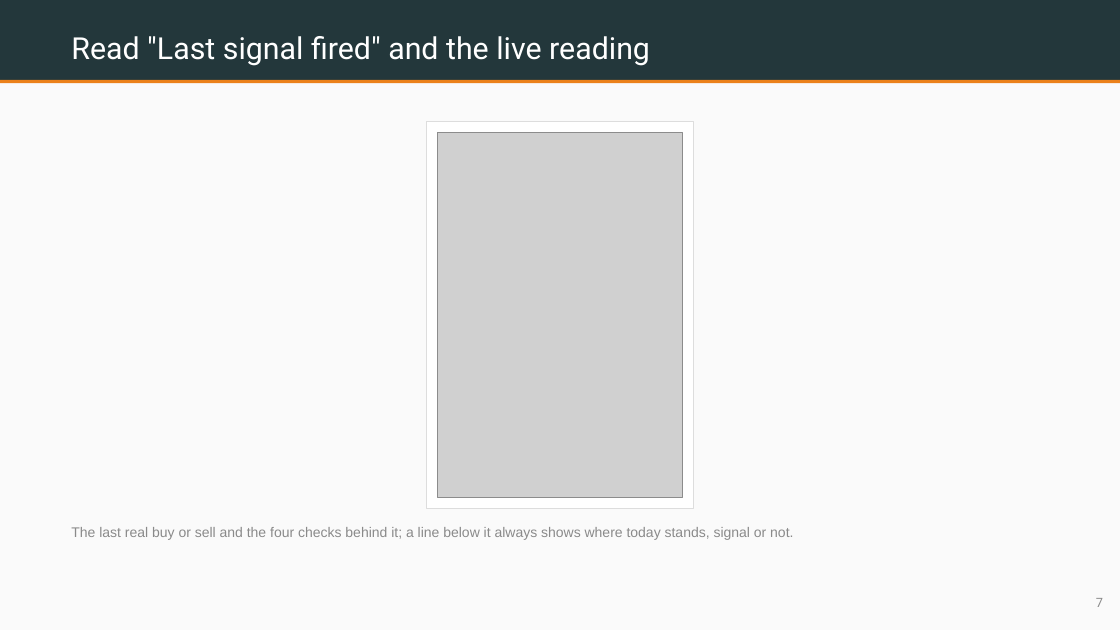
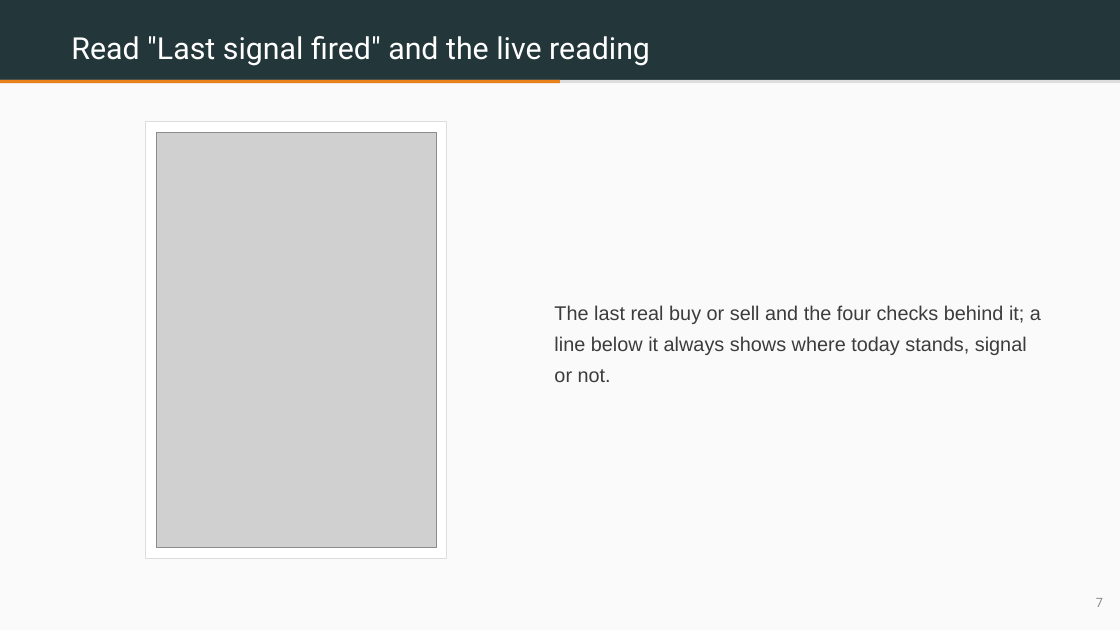
Before and after one commit to benjiesotelo-sudo/Telos_FIN1209, a slide deck: slide 7 of special-lecture/FIN1209-Special-Lecture-2-StockDesk-Student-Edition.pptx. Drawn at 1120x630 pixels with LibreOffice and Linux fonts; fonts in the diff are those of the drawing; grey boxes stand for pictures. Boxes give left, top, right and bottom in pixels: in the first picture for what was removed or moved away, otherwise in the second. Text is boxed around its words. In the diff, an @@ line names an element or a change of style, - is before the commit and + after.

```diff
--- a/special-lecture/FIN1209-Special-Lecture-2-StockDesk-Student-Edition.pptx
+++ b/special-lecture/FIN1209-Special-Lecture-2-StockDesk-Student-Edition.pptx
@@ rectangle at (0,80,1120,83): fill #EB811B to #DDDDDD @@
@@ rectangle added at (0,80,560,83), fill #EB811B @@
@@ rectangle: place and size @@
-rectangle at (426,122,694,508)
+rectangle at (145,122,447,559)
@@ picture: place and size @@
-picture at (437,133,683,497)
+picture at (156,133,436,548)
@@ text "The last real buy or ...": place and size @@
-text "The last real buy or ..." at (71,527,793,540)
+text "The last real buy or ..." at (554,305,1041,382)
@@ text "The last real buy or ..." at (554,305,1041,382): size 12 to 17 pt, text colour #8A8A8A to #3C3C3C; line spacing 1.15 to 1.3; vertical alignment top to middle @@
```
Also in this commit, not shown: 11 other slides changed, 6 other files.
